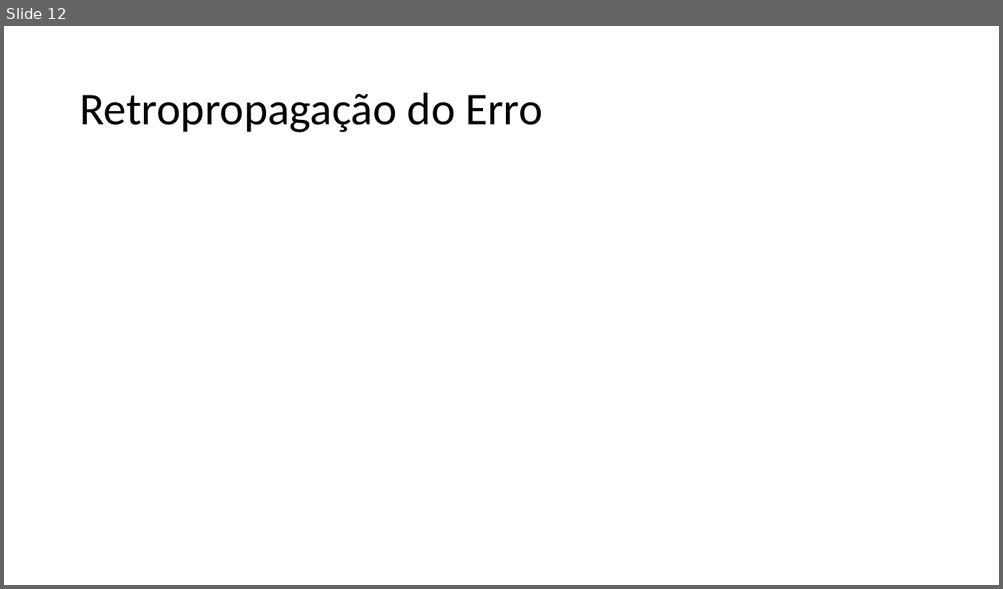
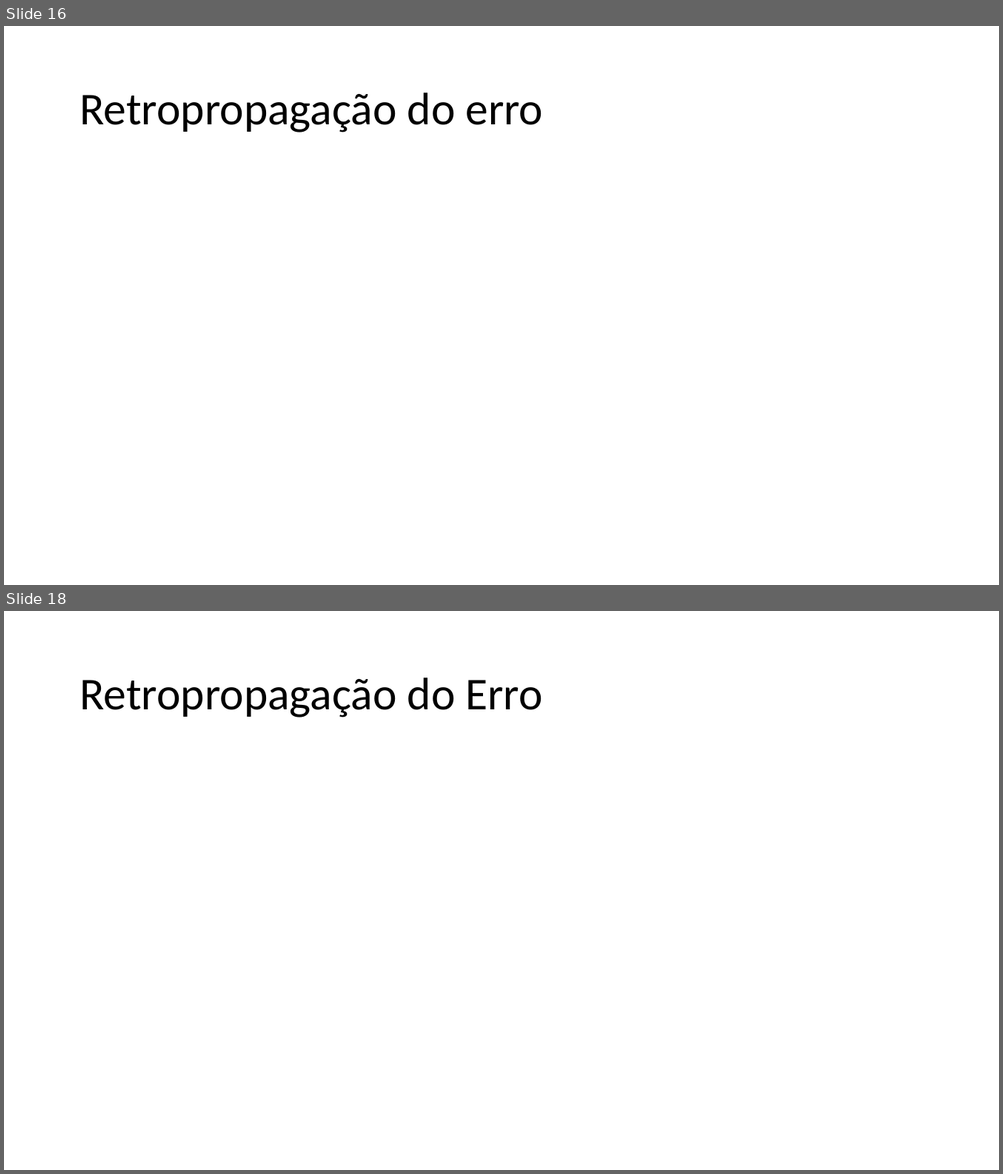
Before and after one commit to zz4fap/t320_aprendizado_de_maquina, a slide deck: slides/T320_Redes_Neurais_Artificiais (Parte III).pptx. Shown one above the other, each under a label of ours: slide 12 before the commit, slides 16 and 18 after it; the slides between them are not shown. The pictures are 1003x589 and 1003x1174 pixels, drawn with LibreOffice and Linux fonts; fonts in the diff are those of the drawing; grey boxes stand for pictures. Boxes give left, top, right and bottom in pixels: in the first picture for what was removed or moved away, otherwise in the second. Text is boxed around its words. In the diff, an @@ line names an element or a change of style, - is before the commit and + after.

```diff
--- a/slides/T320_Redes_Neurais_Artificiais (Parte III).pptx
+++ b/slides/T320_Redes_Neurais_Artificiais (Parte III).pptx
@@ slide 16 added at bbox=[4, 26, 999, 585], background #FFFFFF @@
@@ title added at bbox=[79, 93, 543, 133], 44 pt, text #000000 @@
+Retropropagação do erro
@@ what was slide 12 is now slide 18 @@
```
Also in this commit, not shown: 11 slides changed, 6 other slides added, 1 slide removed, 2 other files.
